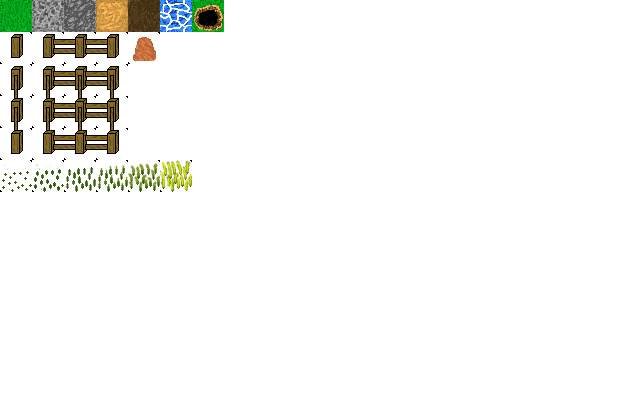
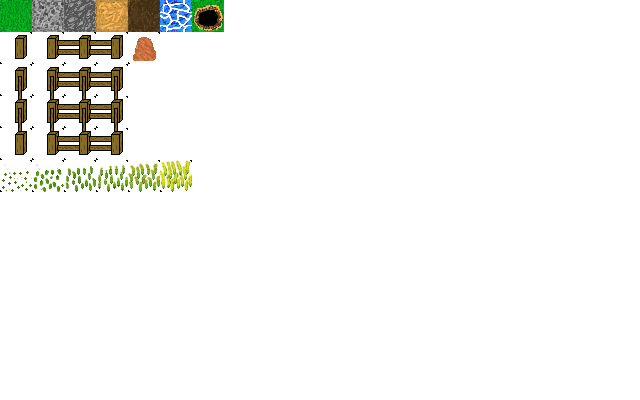
Comparing the layer stacks of the two (640, 400) images. Changes:
painted on "Hintergrund" over [2, 34, 192, 192]
